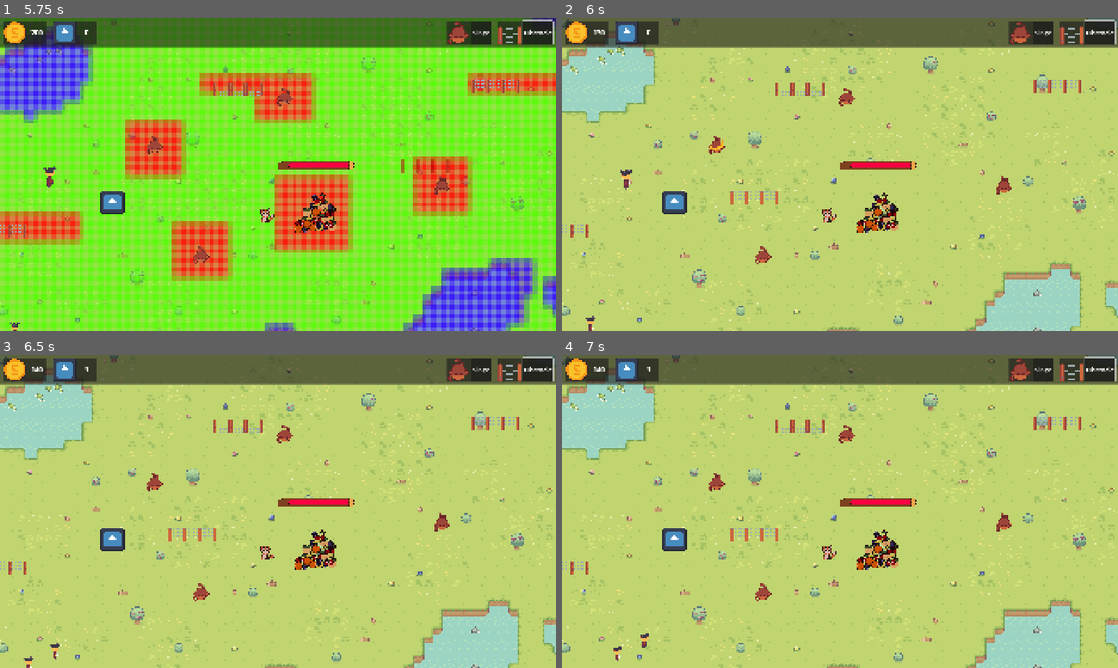
Above: before the commit, frames 1-4 (two rows, left to right).
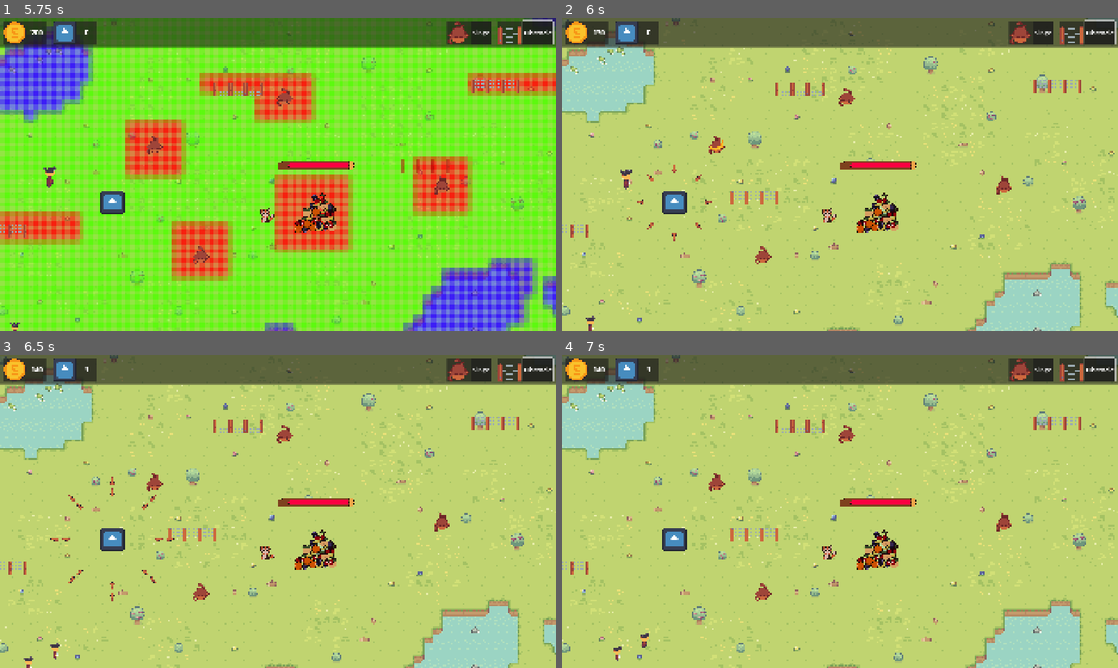
Above: after the commit, the same moments.

Repository: CreaJeu/PirateTowerDefense
Game: Godot game, scene res://scenes/main.tscn
The game is run twice, just before and just after one commit, with the same random seed, the same clock (stepped at 60 frames per second) and the same inputs. The engine's default icon, where the game draws it, is replaced by a stand-in: a white triangle on a blue panel in a dark square.
Inputs (mouse positions are in pixels of both pictures, inside the frame that each line leads up to):
- Up to frame 1 (5.75 s): click "Singe" at 0.5 s; click "Obstacle" at 1.25 s; click "Singe" at 2 s; click "Obstacle" at 2.75 s; click "Singe" at 3.5 s; click "Obstacle" at 4.25 s; move the mouse to (400, 158) at 5.02 s; click (400, 158) at 5.1 s
- Up to frame 2 (6 s): move the mouse to (728, 190) at 5.77 s; click (728, 190) at 5.85 s
- Up to frame 3 (6.5 s): no input
- Up to frame 4 (7 s): move the mouse to (895, 442) at 6.52 s; click (895, 442) at 6.6 s

Frame 1 is identical in both runs. In frame 2, 0.1% of the frame differs, in the area x 13-27%, y 46-72%; in frame 3, 0.2%, in the area x 9-32%, y 38-79%; in frame 4, nothing differs.

Commit message:
epines du hérisson

Diff:
--- a/scenes/allies/herisson.tscn
+++ b/scenes/allies/herisson.tscn
@@ -1,7 +1,8 @@
-[gd_scene load_steps=5 format=3 uid="uid://daiy41eawth0k"]
+[gd_scene load_steps=6 format=3 uid="uid://daiy41eawth0k"]
 
 [ext_resource type="Script" uid="uid://chn6nnmuqif8b" path="res://scripts/herisson.gd" id="1_518lq"]
 [ext_resource type="Texture2D" uid="uid://cn3wnfphg1psv" path="res://icon.svg" id="1_w8xig"]
+[ext_resource type="Texture2D" uid="uid://dnlw8hk30qpyi" path="res://assets/sprites/projectiles/epines.png" id="2_qbpr3"]
 
 [sub_resource type="CircleShape2D" id="CircleShape2D_518lq"]
 radius = 106.0
@@ -11,6 +12,14 @@
 
 [node name="Herisson" type="Area2D"]
 script = ExtResource("1_518lq")
+
+[node name="Epines" type="Node2D" parent="."]
+
+[node name="Sprite2D" type="Sprite2D" parent="Epines"]
+visible = false
+position = Vector2(0, -28)
+scale = Vector2(0.5, 0.5)
+texture = ExtResource("2_qbpr3")
 
 [node name="Sprite2D" type="Sprite2D" parent="."]
 texture_filter = 1
--- a/scripts/herisson.gd
+++ b/scripts/herisson.gd
@@ -2,7 +2,7 @@
 extends Area2D
 
 @export var projectile_scene: PackedScene
-@export var fire_rate: float = 0.1 # seconds per shot
+@export var fire_rate: float = 0.2 # seconds per shot
 @export var projectile_speed: float = 500.0
 @export var is_active: bool = true
 @export var restriction_width_tiles: int = 6
@@ -35,6 +35,34 @@
 func _on_fire_timer_timeout():
 	if enemies_in_range.is_empty() or not is_active:
 		return
-
+	projectile_animation()
 	for target in enemies_in_range:
 		target.hit_taken(damage)
+
+func projectile_animation():
+	var directions = [
+		Vector2(0, -1),   # North
+		Vector2(1, -1),   # North-East
+		Vector2(1, 0),    # East
+		Vector2(1, 1),    # South-East
+		Vector2(0, 1),    # South
+		Vector2(-1, 1),   # South-West
+		Vector2(-1, 0),   # West
+		Vector2(-1, -1)   # North-West
+	]
+
+	for dir in directions:
+		var spike = $Epines/Sprite2D.duplicate()
+		$Epines.add_child(spike)
+		spike.global_position = $Sprite2D.global_position
+		spike.visible = true
+
+		# Make the spike point in the movement direction (+90° because original sprite faces north)
+		spike.rotation = dir.angle() + deg_to_rad(90)
+
+		var tween = create_tween()
+		var target_position = spike.position + dir.normalized() * 100 # Adjust distance as needed
+		tween.tween_property(spike, "position", target_position, 0.5).set_trans(Tween.TRANS_SINE).set_ease(Tween.EASE_OUT)
+
+		# Clean up the spike after it reaches its destination
+		tween.tween_callback(Callable(spike, "queue_free"))
Binary file added: assets/sprites/projectiles/epines.aseprite
Not shown, added: assets/sprites/projectiles/epines.aseprite.import
Binary file added: assets/sprites/projectiles/epines.png
Not shown, added: assets/sprites/projectiles/epines.png.import
